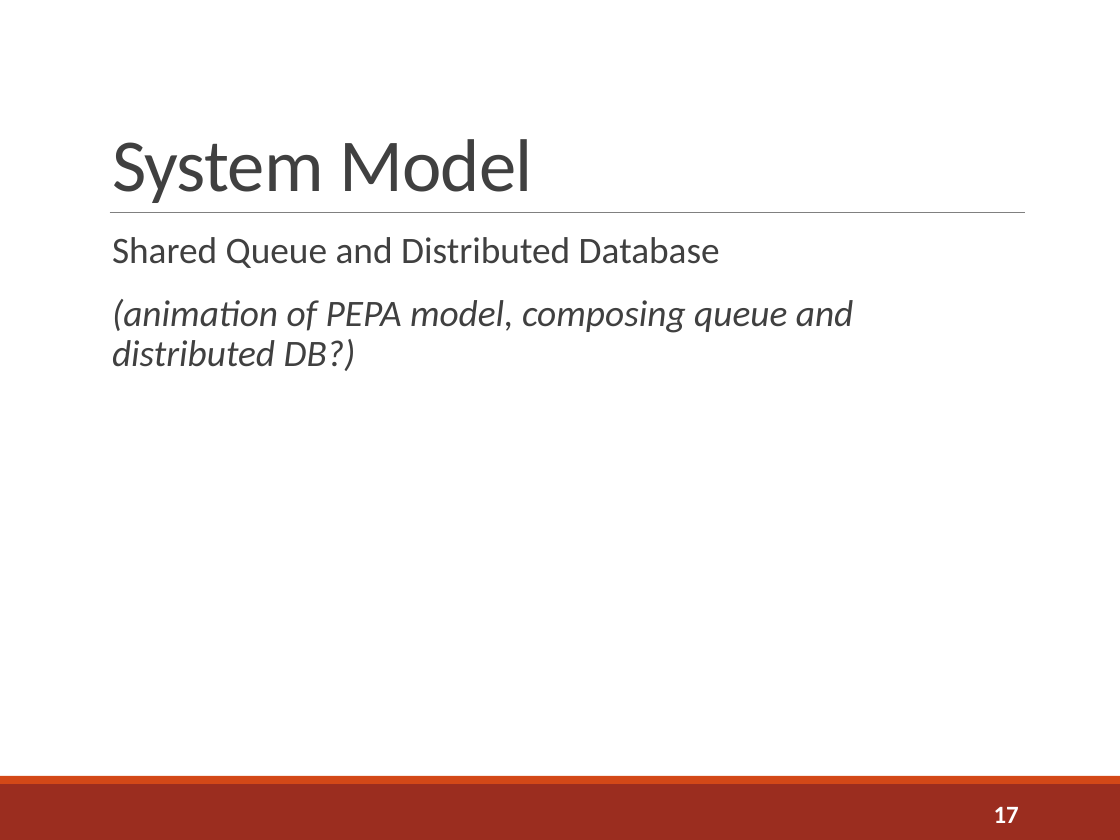
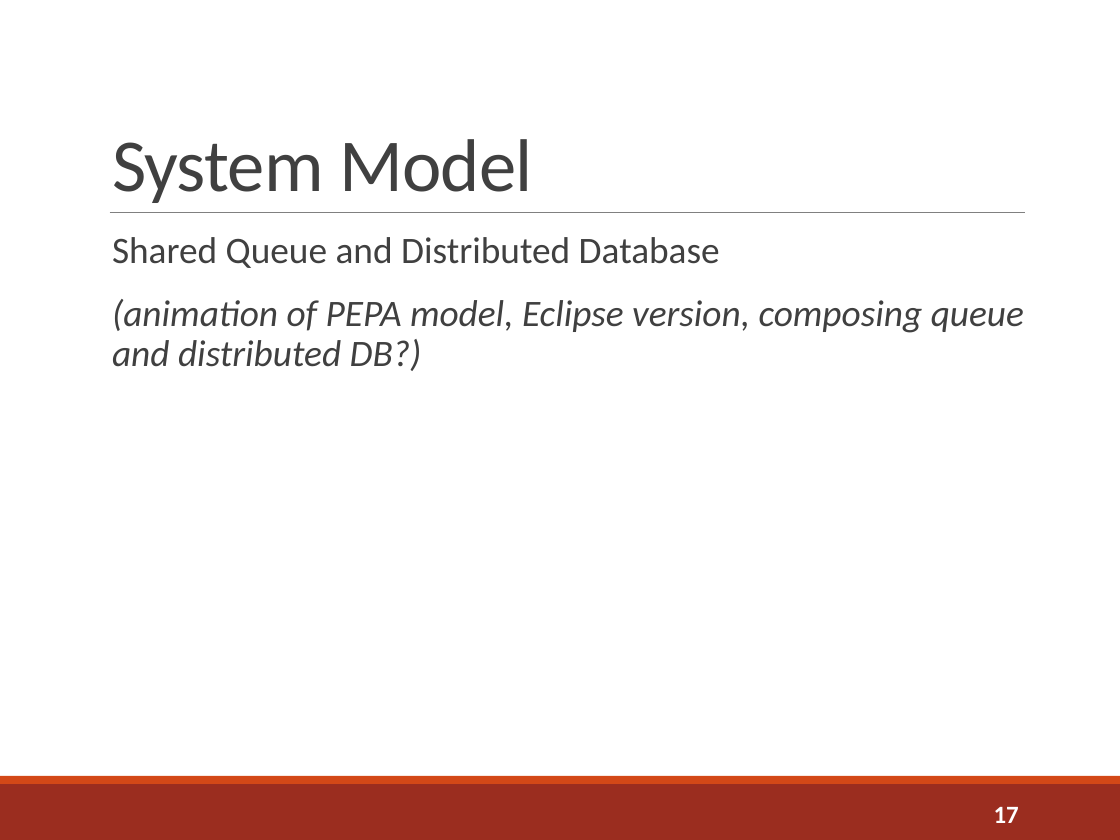
Before and after one commit to sshephard2/skewed-modelling, a slide deck: slide 17 of Presentation/Performance modelling of skewed demand in complex systems.pptx. Drawn at 1120x840 pixels with LibreOffice and Linux fonts; fonts in the diff are those of the drawing. Boxes give left, top, right and bottom in pixels: in the first picture for what was removed or moved away, otherwise in the second. Text is boxed around its words. In the diff, an @@ line names an element or a change of style, - is before the commit and + after.

Commit message:
Presentation (coloured) versions of system diagrams

```diff
--- a/Presentation/Performance modelling of skewed demand in complex systems.pptx
+++ b/Presentation/Performance modelling of skewed demand in complex systems.pptx
@@ text at (112,299,1024,371): text changed @@
-  (animation of PEPA model, composing queue and distributed DB?)
+  (animation of PEPA model, Eclipse version, composing queue and distributed DB?)
```
Also in this commit, not shown: 3 other slides changed, 3 other files.
